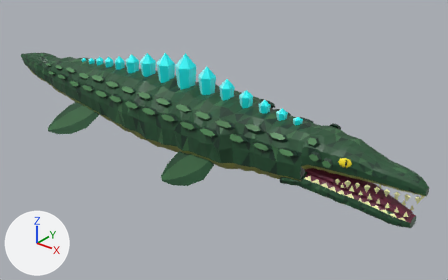
The FBX model MEGA BITE/Art/Mosasaurus_T6/export/Mosasaurus_T6.fbx: old version first, new version second.
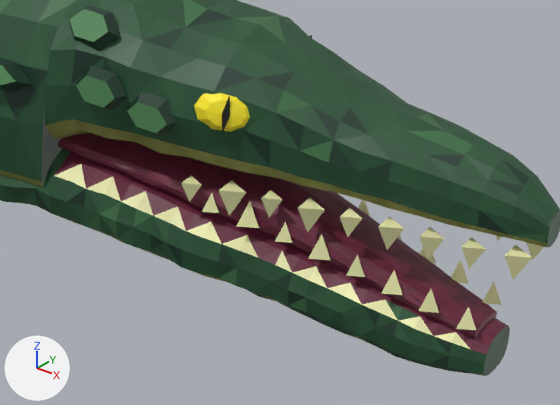
Each version is shown whole from a 50 mm camera at (1.66, -5.15, 2.96) aimed at (-2.63, 0.23, -0.37), then close up on the part from 65% to 96% of the width and 48% to 84% of the height. Every picture has the same lights, and +X, +Y and +Z are marked at lower left. The older version's two pictures come first. Vertices at exactly the same position are counted once.

In view in the first close-up: 'Mosasaurus_T6', 'Mosasaurus_T6_Eyes'.
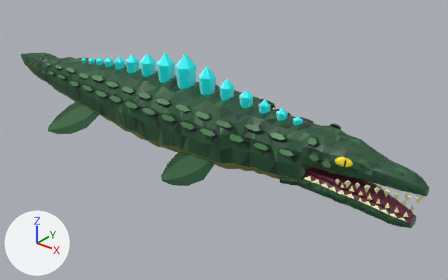
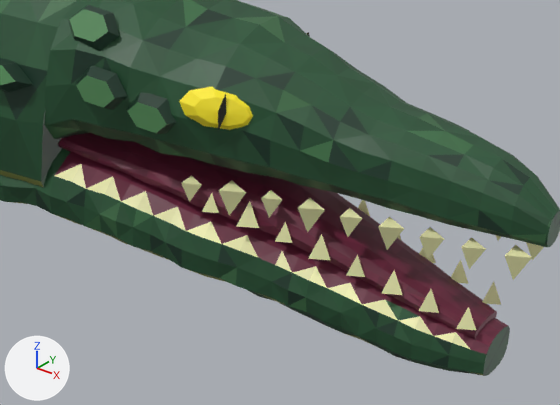
Diff of the bpy script that builds the scene:
```diff
--- a/MEGA BITE/Art/Mosasaurus_T6/export/Mosasaurus_T6.fbx.py
+++ b/MEGA BITE/Art/Mosasaurus_T6/export/Mosasaurus_T6.fbx.py
@@ me_mosasaurus_t6_eyes @@
 # used by ob_mosasaurus_t6_eyes; location = (0.0, 0.0, 0.0)
-me_mosasaurus_t6_eyes.from_pydata(...)  # 44 vertices, 60 faces; spans x -0.834..-0.701, y -0.24..0.24, z 0.058..0.163
+me_mosasaurus_t6_eyes.from_pydata(...)  # 44 vertices, 60 faces; spans x -0.866..-0.686, y -0.252..0.252, z 0.062..0.168
+# me_mosasaurus_t6_eyes part 1: 22 of 44 vertices moved; they spanned x -0.834..-0.701, y -0.24..-0.159, z 0.058..0.163 and now span x -0.866..-0.686, y -0.252..-0.149, z 0.062..0.168; mean shift (-0.009, -0.003, 0.005); largest move (-0.834, -0.232, 0.118) -> (-0.866, -0.248, 0.126)
+# other edits to the shape of me_mosasaurus_t6_eyes do not show in these pictures
 me_mosasaurus_t6_eyes.materials.append(mat_mosasaurus_t6_mat)
@@ me_mosasaurus_t6 @@
 me_mosasaurus_t6.from_pydata(...)  # 3011 vertices, 4764 faces; spans x -6.4..0.0, y -0.55..0.55, z -0.72..0.37
 # used by ob_mosasaurus_t6; location = (0.0, 0.0, 0.0)
+# me_mosasaurus_t6 part 2: the loose piece of 8 vertices spanning x -0.76..-0.74, y -0.23..-0.21, z 0.07..0.16 is moved by (-0.01, 0.0, 0.0)
+# me_mosasaurus_t6 part 3: texture (UV) coordinates of 225 of 4764 faces, centred in x -4.8..0.0, y -0.36..0.37, z -0.33..0.23, changed; they spanned u 0.02..0.95, v 0.98..0.99 and now span u 0.01..0.99, v 0.98..0.99
 me_mosasaurus_t6.materials.append(mat_mosasaurus_t6_mat)
```

What differs and where, as boxes [x1, y1, x2, y2] in the close-ups (560 x 405 px; the box of a moved part takes in the faces that stretch with it):
'Mosasaurus_T6_Eyes', reshaped
    before: [194, 93, 250, 132]
    after: [179, 87, 253, 130]
part 2 of me_mosasaurus_t6, moved or reshaped
    before: [222, 95, 230, 133]
    after: [218, 94, 226, 131]
part 3 of me_mosasaurus_t6, surface changed
    both: [45, 119, 547, 247]
